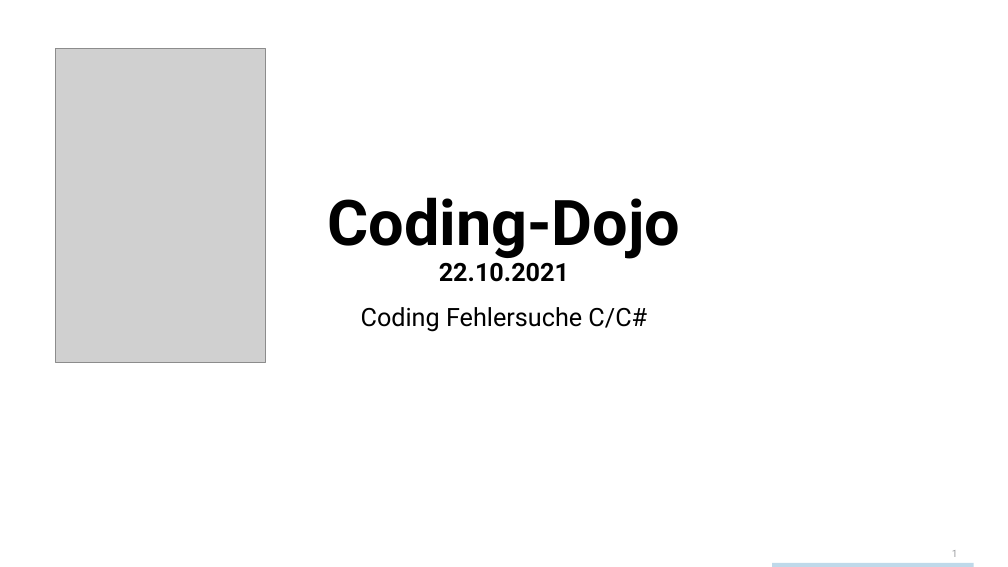
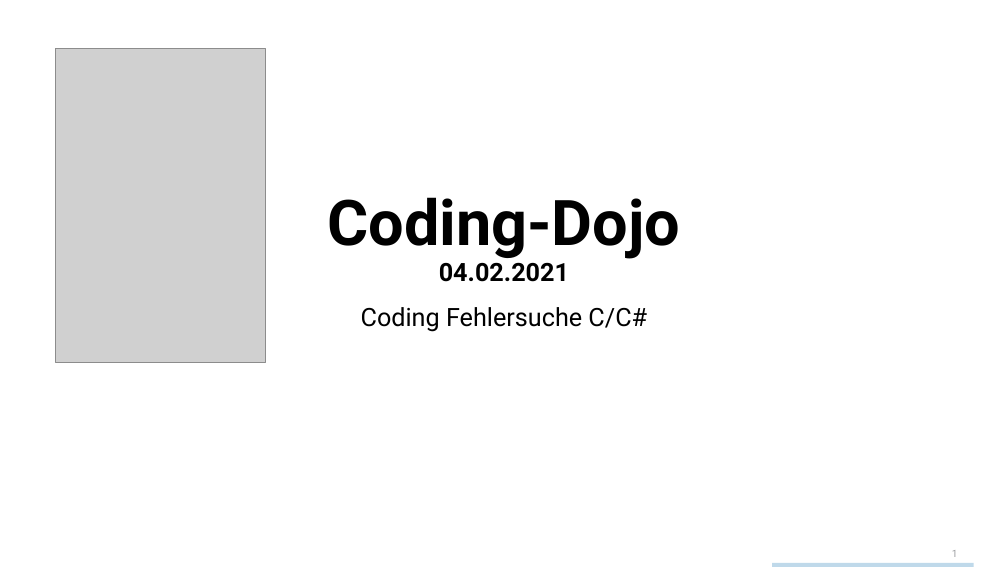
Before and after one commit to techtalk/CodingDojos, a slide deck: slide 1 of ZertifikatFehlersuche/CodingDojo_Coding FehlersucheC_CS.pptx. Drawn at 1008x567 pixels with LibreOffice and Linux fonts; fonts in the diff are those of the drawing; grey boxes stand for pictures; background and template pictures are left out. Boxes give left, top, right and bottom in pixels: in the first picture for what was removed or moved away, otherwise in the second. Text is boxed around its words. In the diff, an @@ line names an element or a change of style, - is before the commit and + after.

Commit message:
added results from codingDojo

```diff
--- a/ZertifikatFehlersuche/CodingDojo_Coding FehlersucheC_CS.pptx
+++ b/ZertifikatFehlersuche/CodingDojo_Coding FehlersucheC_CS.pptx
@@ title at (327, 197, 680, 282): text changed @@
-Coding-Dojo
-22.10.2021
+Coding-Dojo
+04.02.2021
```
Also in this commit, not shown: 2 slides added, 2 other files.
